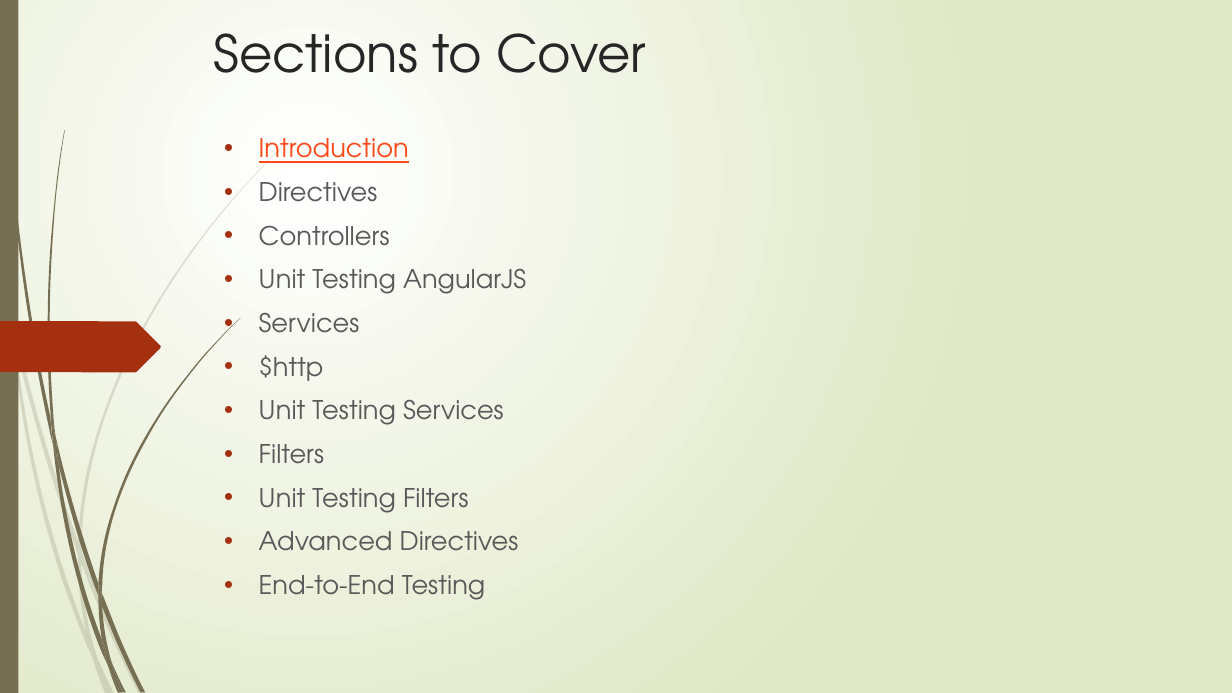
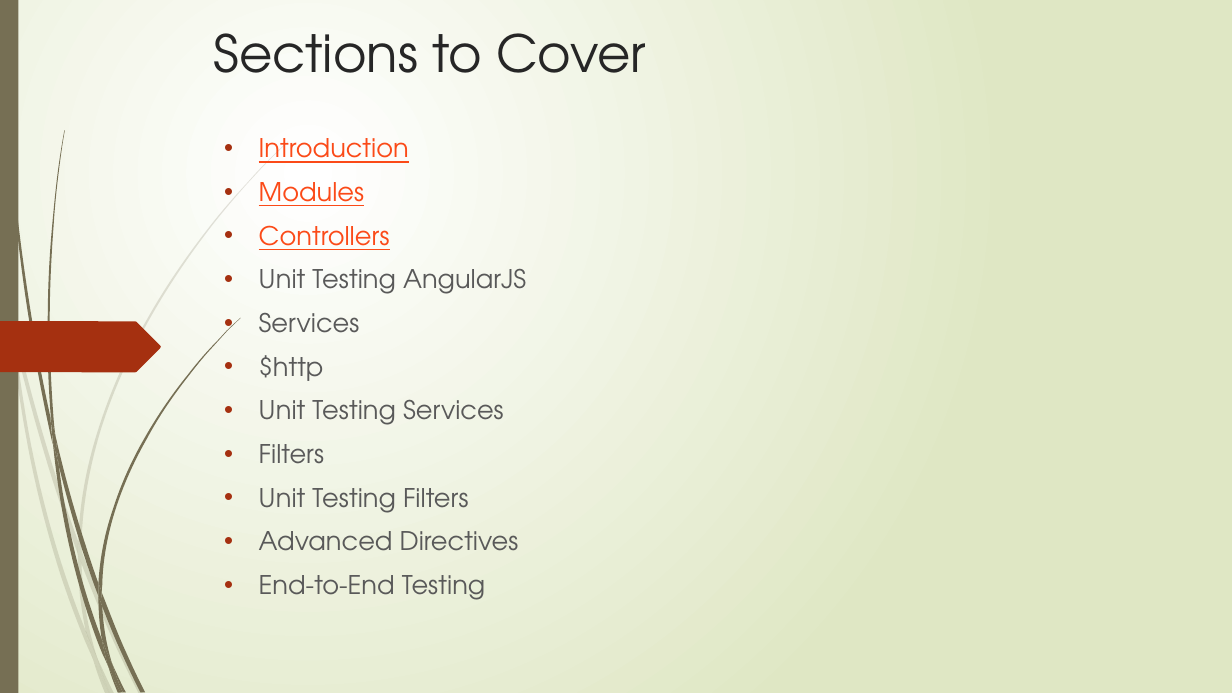
Before and after one commit to rahulmeghlan/angularjsTraining, a slide deck: slide 2 of AngularJS.pptx. Drawn at 1232x693 pixels with LibreOffice and Linux fonts; fonts in the diff are those of the drawing. Boxes give left, top, right and bottom in pixels: in the first picture for what was removed or moved away, otherwise in the second. Text is boxed around its words. In the diff, an @@ line names an element or a change of style, - is before the commit and + after.

Commit message:
made some changes in the ppt

```diff
--- a/AngularJS.pptx
+++ b/AngularJS.pptx
@@ text at (259,182,364,206): text changed; text colour #595959 to #FB4A18 @@
-• Directives
+• Modules
@@ text at (259,225,390,250): text colour #595959 to #FB4A18, underline on in "Controllers" @@
```
Also in this commit, not shown: 1 other slide changed.
